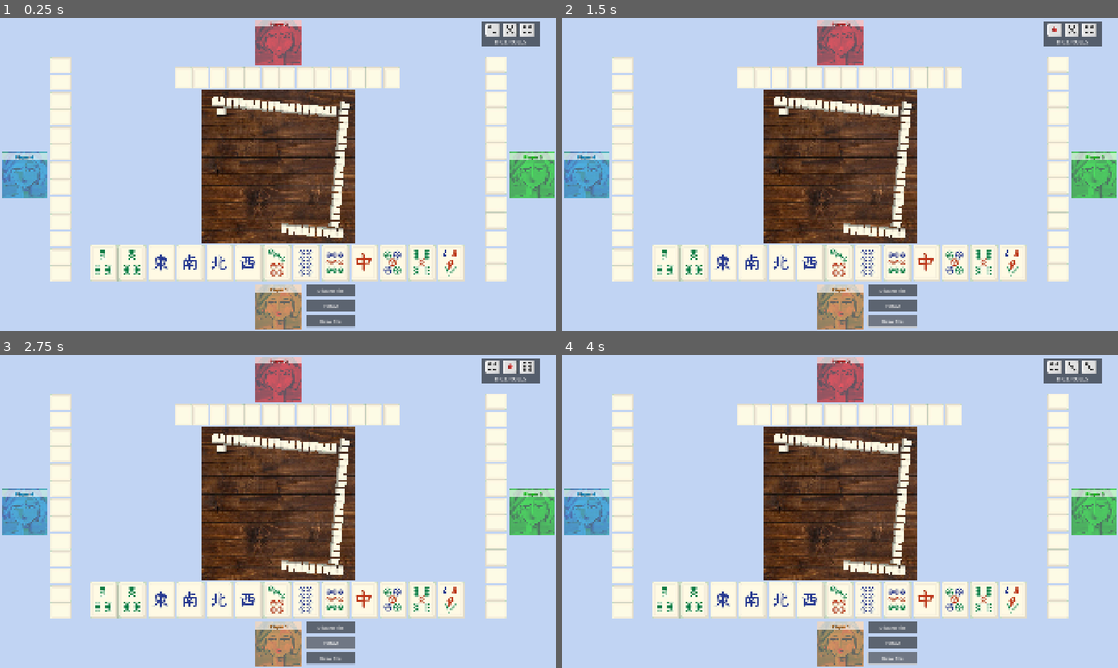
Above: before the commit, frames 1-4 (two rows, left to right).
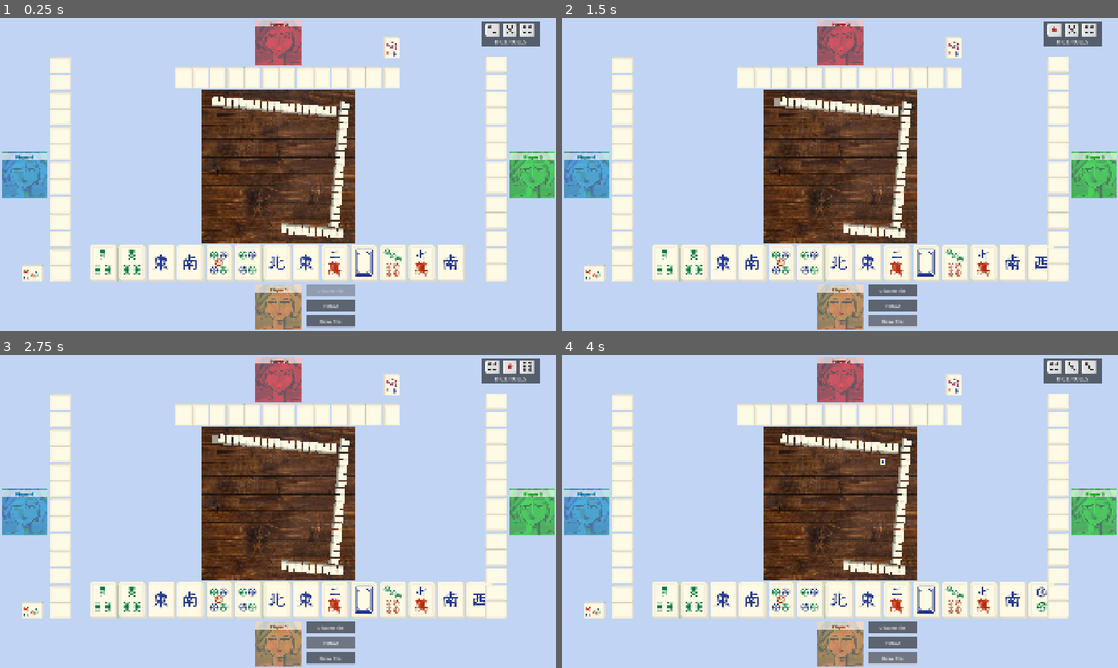
Above: after the commit, the same moments.

Repository: cristiadu/MJ
Game: Godot game, scene res://game.tscn
Same seed, same stepped clock (60 frames per second), same inputs: the game is played once before the commit and once after it.
Inputs (mouse positions are in pixels of both pictures, inside the frame that each line leads up to):
- Up to frame 1 (0.25 s): no input
- Up to frame 2 (1.5 s): click (890, 290) at 0.5 s, where only the run before the commit has a clickable "Discard Tile"; click "Draw Tile" at 1.25 s
- Up to frame 3 (2.75 s): click "PONG!" at 2 s
- Up to frame 4 (4 s): click "Discard Tile" at 2.75 s; click "Draw Tile" at 3.5 s

The runs differ from the first frame. In frame 1, 2.2% of the frame differs, in the area x 4-83%, y 6-89%; in frame 2, 2.3%; in frame 3, 2.3%; in frame 4, 2.3%, in the area x 4-89%, y 6-85%.

Commit message:
flowers draw

Diff:
--- a/Human.gd
+++ b/Human.gd
@@ -13,6 +13,15 @@
 	var special = player_buttons.get_node("SpecialPlayButton")
 	special.connect("pressed", trigger_start)
 
+	# Connect draw tile button
+	var draw_button = player_buttons.get_node("DrawTileButton")
+	draw_button.connect("pressed", on_draw_tile)
+
+	# Connect discard button
+	var discard_button = player_buttons.get_node("DiscardButton")
+	discard_button.connect("pressed", discard)
+	discard_button.disabled = true  # Disable initially until player draws a tile
+
 
 func play():
 	# play the round here.
@@ -20,11 +29,58 @@
 
 
 func on_draw_tile():
-	pass
+	# Draw the tile
+	var success = table.draw_tiles(player_number, 1)
+
+	if success:
+		# Check if we need to draw again due to a flower tile
+		var current_tiles = $Hand.get_total_tiles_in_hand()
+		var expected_tiles = $Hand.max_tile_per_hand  # Should be 14 during player's turn
+
+		if current_tiles < expected_tiles:
+			print("Drew a flower tile, drawing a replacement")
+			table.draw_tiles(player_number, expected_tiles - current_tiles)
+
+		# Enable the discard button since we now have a tile to discard
+		var discard_button = get_parent().get_parent().get_node("HUD/Player" + str(player_number) + "/Buttons/DiscardButton")
+		discard_button.disabled = false
+	else:
+		print("Failed to draw a tile")
 
 
 func discard():
-	pass
+	# Get all tiles in the hand
+	var tiles_in_hand = $Hand.get_children()
+
+	if tiles_in_hand.size() <= 0:
+		print("No tiles to discard")
+		return
+
+	# For now, just discard the last tile (highest order)
+	# In a more advanced implementation, you would let the player select a tile
+	var highest_order = -1
+	var tile_to_discard = null
+
+	for tile in tiles_in_hand:
+		if tile.order > highest_order:
+			highest_order = tile.order
+			tile_to_discard = tile
+
+	if tile_to_discard:
+		# Remove from player's hand
+		$Hand.remove_child(tile_to_discard)
+
+		# Add to discard area
+		var discard_area = get_parent().get_node("Discard")
+		discard_area.add_tile_to_discard_pile(tile_to_discard)
+
+		# Disable the discard button until player draws again
+		var discard_button = get_parent().get_parent().get_node("HUD/Player" + str(player_number) + "/Buttons/DiscardButton")
+		discard_button.disabled = true
+
+		print("Tile discarded: " + tile_to_discard.type + " " + tile_to_discard.subtype)
+	else:
+		print("No valid tile to discard")
 
 
 func check_and_play_pong():
--- a/discard.gd
+++ b/discard.gd
@@ -2,7 +2,7 @@
 
 @export var space_between_tiles = 100
 
-var tiles_per_line = 21
+var tiles_per_line = 15
 var current_line = 1
 var max_lines = 5
 
@@ -26,5 +26,5 @@
 		total_tiles_in_line = current_line_node.get_child_count()
 
 	tile.position.x = total_tiles_in_line * space_between_tiles
-	tile.is_face_down = false # all cards here are face up
+	tile.change_face_down_or_up(false) # all cards here are face up
 	current_line_node.add_child(tile)
--- a/game.tscn
+++ b/game.tscn
@@ -10,6 +10,7 @@
 [ext_resource type="Script" uid="uid://m6v1ncswpeif" path="res://table_tiles.gd" id="5_gvm74"]
 [ext_resource type="Script" uid="uid://b3lf7knn8dp7h" path="res://CPU.gd" id="6_k4jhx"]
 [ext_resource type="Script" uid="uid://yf7eu1ca8o4h" path="res://table.gd" id="8_x2g4q"]
+[ext_resource type="PackedScene" uid="uid://c2of4atalhefe" path="res://tile.tscn" id="9_iotsf"]
 [ext_resource type="PackedScene" uid="uid://bq8m5xya83pmc" path="res://die.tscn" id="11_bn0d6"]
 
 [sub_resource type="CanvasTexture" id="CanvasTexture_uqkq3"]
@@ -83,6 +84,10 @@
 script = ExtResource("4_58fn3")
 tiles_on_hand_draggable = true
 
+[node name="ExposedTiles" type="Node2D" parent="Tiles/Player1"]
+position = Vector2(300, 980)
+scale = Vector2(0.5, 0.5)
+
 [node name="Player2" type="Node2D" parent="Tiles"]
 script = ExtResource("6_k4jhx")
 player_number = 2
@@ -93,6 +98,11 @@
 scale = Vector2(0.6, 0.6)
 script = ExtResource("4_58fn3")
 
+[node name="ExposedTiles" type="Node2D" parent="Tiles/Player2"]
+position = Vector2(1350, 100)
+rotation = 3.14159
+scale = Vector2(0.6, 0.6)
+
 [node name="Player3" type="Node2D" parent="Tiles"]
 script = ExtResource("6_k4jhx")
 player_number = 3
@@ -103,6 +113,11 @@
 scale = Vector2(0.6, 0.6)
 script = ExtResource("4_58fn3")
 
+[node name="ExposedTiles" type="Node2D" parent="Tiles/Player3"]
+position = Vector2(1810, 161)
+rotation = 1.5708
+scale = Vector2(0.6, 0.6)
+
 [node name="Player4" type="Node2D" parent="Tiles"]
 script = ExtResource("6_k4jhx")
 player_number = 4
@@ -113,24 +128,254 @@
 scale = Vector2(0.6, 0.6)
 script = ExtResource("4_58fn3")
 
+[node name="ExposedTiles" type="Node2D" parent="Tiles/Player4"]
+position = Vector2(110, 881)
+rotation = -1.5708
+scale = Vector2(0.6, 0.6)
+
 [node name="Discard" type="Node2D" parent="Tiles"]
-position = Vector2(960, 540)
+position = Vector2(806, 340)
 scale = Vector2(0.2, 0.2)
 script = ExtResource("4_kud7w")
 
 [node name="Line1" type="Node2D" parent="Tiles/Discard"]
 
+[node name="Tile" parent="Tiles/Discard/Line1" instance=ExtResource("9_iotsf")]
+position = Vector2(8394.82, 888.224)
+
+[node name="Tile2" parent="Tiles/Discard/Line1" instance=ExtResource("9_iotsf")]
+position = Vector2(8394.82, 888.224)
+
+[node name="Tile3" parent="Tiles/Discard/Line1" instance=ExtResource("9_iotsf")]
+position = Vector2(8394.82, 888.224)
+
+[node name="Tile4" parent="Tiles/Discard/Line1" instance=ExtResource("9_iotsf")]
+position = Vector2(8394.82, 888.224)
+
+[node name="Tile5" parent="Tiles/Discard/Line1" instance=ExtResource("9_iotsf")]
+position = Vector2(8394.82, 888.224)
+
+[node name="Tile6" parent="Tiles/Discard/Line1" instance=ExtResource("9_iotsf")]
+position = Vector2(8394.82, 888.224)
+
+[node name="Tile7" parent="Tiles/Discard/Line1" instance=ExtResource("9_iotsf")]
+position = Vector2(8394.82, 888.224)
+
+[node name="Tile8" parent="Tiles/Discard/Line1" instance=ExtResource("9_iotsf")]
+position = Vector2(8394.82, 888.224)
+
+[node name="Tile9" parent="Tiles/Discard/Line1" instance=ExtResource("9_iotsf")]
+position = Vector2(8394.82, 888.224)
+
+[node name="Tile10" parent="Tiles/Discard/Line1" instance=ExtResource("9_iotsf")]
+position = Vector2(8394.82, 888.224)
+
+[node name="Tile11" parent="Tiles/Discard/Line1" instance=ExtResource("9_iotsf")]
+position = Vector2(8394.82, 888.224)
+
+[node name="Tile12" parent="Tiles/Discard/Line1" instance=ExtResource("9_iotsf")]
+position = Vector2(8394.82, 888.224)
+
+[node name="Tile13" parent="Tiles/Discard/Line1" instance=ExtResource("9_iotsf")]
+position = Vector2(8394.82, 888.224)
+
+[node name="Tile14" parent="Tiles/Discard/Line1" instance=ExtResource("9_iotsf")]
+position = Vector2(8394.82, 888.224)
+
+[node name="Tile15" parent="Tiles/Discard/Line1" instance=ExtResource("9_iotsf")]
+position = Vector2(8394.82, 888.224)
+
 [node name="Line2" type="Node2D" parent="Tiles/Discard"]
 position = Vector2(0, 140)
 
+[node name="Tile" parent="Tiles/Discard/Line2" instance=ExtResource("9_iotsf")]
+position = Vector2(8394.82, 888.224)
+
+[node name="Tile2" parent="Tiles/Discard/Line2" instance=ExtResource("9_iotsf")]
+position = Vector2(8394.82, 888.224)
+
+[node name="Tile3" parent="Tiles/Discard/Line2" instance=ExtResource("9_iotsf")]
+position = Vector2(8394.82, 888.224)
+
+[node name="Tile4" parent="Tiles/Discard/Line2" instance=ExtResource("9_iotsf")]
+position = Vector2(8394.82, 888.224)
+
+[node name="Tile5" parent="Tiles/Discard/Line2" instance=ExtResource("9_iotsf")]
+position = Vector2(8394.82, 888.224)
+
+[node name="Tile6" parent="Tiles/Discard/Line2" instance=ExtResource("9_iotsf")]
+position = Vector2(8394.82, 888.224)
+
+[node name="Tile7" parent="Tiles/Discard/Line2" instance=ExtResource("9_iotsf")]
+position = Vector2(8394.82, 888.224)
+
+[node name="Tile8" parent="Tiles/Discard/Line2" instance=ExtResource("9_iotsf")]
+position = Vector2(8394.82, 888.224)
+
+[node name="Tile9" parent="Tiles/Discard/Line2" instance=ExtResource("9_iotsf")]
+position = Vector2(8394.82, 888.224)
+
+[node name="Tile10" parent="Tiles/Discard/Line2" instance=ExtResource("9_iotsf")]
+position = Vector2(8394.82, 888.224)
+
+[node name="Tile11" parent="Tiles/Discard/Line2" instance=ExtResource("9_iotsf")]
+position = Vector2(8394.82, 888.224)
+
+[node name="Tile12" parent="Tiles/Discard/Line2" instance=ExtResource("9_iotsf")]
+position = Vector2(8394.82, 888.224)
+
+[node name="Tile13" parent="Tiles/Discard/Line2" instance=ExtResource("9_iotsf")]
+position = Vector2(8394.82, 888.224)
+
+[node name="Tile14" parent="Tiles/Discard/Line2" instance=ExtResource("9_iotsf")]
+position = Vector2(8394.82, 888.224)
+
+[node name="Tile15" parent="Tiles/Discard/Line2" instance=ExtResource("9_iotsf")]
+position = Vector2(8394.82, 888.224)
+
 [node name="Line3" type="Node2D" parent="Tiles/Discard"]
 position = Vector2(0, 280)
 
+[node name="Tile" parent="Tiles/Discard/Line3" instance=ExtResource("9_iotsf")]
+position = Vector2(8394.82, 888.224)
+
+[node name="Tile2" parent="Tiles/Discard/Line3" instance=ExtResource("9_iotsf")]
+position = Vector2(8394.82, 888.224)
+
+[node name="Tile3" parent="Tiles/Discard/Line3" instance=ExtResource("9_iotsf")]
+position = Vector2(8394.82, 888.224)
+
+[node name="Tile4" parent="Tiles/Discard/Line3" instance=ExtResource("9_iotsf")]
+position = Vector2(8394.82, 888.224)
+
+[node name="Tile5" parent="Tiles/Discard/Line3" instance=ExtResource("9_iotsf")]
+position = Vector2(8394.82, 888.224)
+
+[node name="Tile6" parent="Tiles/Discard/Line3" instance=ExtResource("9_iotsf")]
+position = Vector2(8394.82, 888.224)
+
+[node name="Tile7" parent="Tiles/Discard/Line3" instance=ExtResource("9_iotsf")]
+position = Vector2(8394.82, 888.224)
+
+[node name="Tile8" parent="Tiles/Discard/Line3" instance=ExtResource("9_iotsf")]
+position = Vector2(8394.82, 888.224)
+
+[node name="Tile9" parent="Tiles/Discard/Line3" instance=ExtResource("9_iotsf")]
+position = Vector2(8394.82, 888.224)
+
+[node name="Tile10" parent="Tiles/Discard/Line3" instance=ExtResource("9_iotsf")]
+position = Vector2(8394.82, 888.224)
+
+[node name="Tile11" parent="Tiles/Discard/Line3" instance=ExtResource("9_iotsf")]
+position = Vector2(8394.82, 888.224)
+
+[node name="Tile12" parent="Tiles/Discard/Line3" instance=ExtResource("9_iotsf")]
+position = Vector2(8394.82, 888.224)
+
+[node name="Tile13" parent="Tiles/Discard/Line3" instance=ExtResource("9_iotsf")]
+position = Vector2(8394.82, 888.224)
+
+[node name="Tile14" parent="Tiles/Discard/Line3" instance=ExtResource("9_iotsf")]
+position = Vector2(8394.82, 888.224)
+
+[node name="Tile15" parent="Tiles/Discard/Line3" instance=ExtResource("9_iotsf")]
+position = Vector2(8394.82, 888.224)
+
 [node name="Line4" type="Node2D" parent="Tiles/Discard"]
 position = Vector2(0, 420)
 
+[node name="Tile" parent="Tiles/Discard/Line4" instance=ExtResource("9_iotsf")]
+position = Vector2(8394.82, 888.224)
+
+[node name="Tile2" parent="Tiles/Discard/Line4" instance=ExtResource("9_iotsf")]
+position = Vector2(8394.82, 888.224)
+
+[node name="Tile3" parent="Tiles/Discard/Line4" instance=ExtResource("9_iotsf")]
+position = Vector2(8394.82, 888.224)
+
+[node name="Tile4" parent="Tiles/Discard/Line4" instance=ExtResource("9_iotsf")]
+position = Vector2(8394.82, 888.224)
+
+[node name="Tile5" parent="Tiles/Discard/Line4" instance=ExtResource("9_iotsf")]
+position = Vector2(8394.82, 888.224)
+
+[node name="Tile6" parent="Tiles/Discard/Line4" instance=ExtResource("9_iotsf")]
+position = Vector2(8394.82, 888.224)
+
+[node name="Tile7" parent="Tiles/Discard/Line4" instance=ExtResource("9_iotsf")]
+position = Vector2(8394.82, 888.224)
+
+[node name="Tile8" parent="Tiles/Discard/Line4" instance=ExtResource("9_iotsf")]
+position = Vector2(8394.82, 888.224)
+
+[node name="Tile9" parent="Tiles/Discard/Line4" instance=ExtResource("9_iotsf")]
+position = Vector2(8394.82, 888.224)
+
+[node name="Tile10" parent="Tiles/Discard/Line4" instance=ExtResource("9_iotsf")]
+position = Vector2(8394.82, 888.224)
+
+[node name="Tile11" parent="Tiles/Discard/Line4" instance=ExtResource("9_iotsf")]
+position = Vector2(8394.82, 888.224)
+
+[node name="Tile12" parent="Tiles/Discard/Line4" instance=ExtResource("9_iotsf")]
+position = Vector2(8394.82, 888.224)
+
+[node name="Tile13" parent="Tiles/Discard/Line4" instance=ExtResource("9_iotsf")]
+position = Vector2(8394.82, 888.224)
+
+[node name="Tile14" parent="Tiles/Discard/Line4" instance=ExtResource("9_iotsf")]
+position = Vector2(8394.82, 888.224)
+
+[node name="Tile15" parent="Tiles/Discard/Line4" instance=ExtResource("9_iotsf")]
+position = Vector2(8394.82, 888.224)
+
 [node name="Line5" type="Node2D" parent="Tiles/Discard"]
 position = Vector2(0, 560)
+
+[node name="Tile" parent="Tiles/Discard/Line5" instance=ExtResource("9_iotsf")]
+position = Vector2(8394.82, 888.224)
+
+[node name="Tile2" parent="Tiles/Discard/Line5" instance=ExtResource("9_iotsf")]
+position = Vector2(8394.82, 888.224)
+
+[node name="Tile3" parent="Tiles/Discard/Line5" instance=ExtResource("9_iotsf")]
+position = Vector2(8394.82, 888.224)
+
+[node name="Tile4" parent="Tiles/Discard/Line5" instance=ExtResource("9_iotsf")]
+position = Vector2(8394.82, 888.224)
+
+[node name="Tile5" parent="Tiles/Discard/Line5" instance=ExtResource("9_iotsf")]
+position = Vector2(8394.82, 888.224)
+
+[node name="Tile6" parent="Tiles/Discard/Line5" instance=ExtResource("9_iotsf")]
+position = Vector2(8394.82, 888.224)
+
+[node name="Tile7" parent="Tiles/Discard/Line5" instance=ExtResource("9_iotsf")]
+position = Vector2(8394.82, 888.224)
+
+[node name="Tile8" parent="Tiles/Discard/Line5" instance=ExtResource("9_iotsf")]
+position = Vector2(8394.82, 888.224)
+
+[node name="Tile9" parent="Tiles/Discard/Line5" instance=ExtResource("9_iotsf")]
+position = Vector2(8394.82, 888.224)
+
+[node name="Tile10" parent="Tiles/Discard/Line5" instance=ExtResource("9_iotsf")]
+position = Vector2(8394.82, 888.224)
+
+[node name="Tile11" parent="Tiles/Discard/Line5" instance=ExtResource("9_iotsf")]
+position = Vector2(8394.82, 888.224)
+
+[node name="Tile12" parent="Tiles/Discard/Line5" instance=ExtResource("9_iotsf")]
+position = Vector2(8394.82, 888.224)
+
+[node name="Tile13" parent="Tiles/Discard/Line5" instance=ExtResource("9_iotsf")]
+position = Vector2(8394.82, 888.224)
+
+[node name="Tile14" parent="Tiles/Discard/Line5" instance=ExtResource("9_iotsf")]
+position = Vector2(8394.82, 888.224)
+
+[node name="Tile15" parent="Tiles/Discard/Line5" instance=ExtResource("9_iotsf")]
+position = Vector2(8394.82, 888.224)
 
 [node name="Table" type="Node2D" parent="Tiles"]
 script = ExtResource("8_x2g4q")
--- a/player_hand.gd
+++ b/player_hand.gd
@@ -9,6 +9,8 @@
 @export var max_tile_per_hand = 14
 
 @onready var player = get_parent()
+@onready var exposed_tiles = get_parent().get_node("ExposedTiles")
+@export var space_between_exposed_tiles = 100
 
 func _ready():
 	self.should_reorder_tiles.connect(reorder_tiles)
@@ -16,6 +18,15 @@
 
 func add_tile_to_hand(tile, is_face_down = true):
 	var total_tiles_in_hand = self.get_total_tiles_in_hand()
+
+	# Check if the tile is a flower
+	if tile.type == "flower":
+		print("Found flower tile: " + tile.subtype)
+		# Add to exposed tiles
+		add_tile_to_exposed_area(tile)
+		var table = get_node("/root/Game/Tiles/Table")
+		table.draw_tiles(player.player_number, 1)
+		return true
 
 	if total_tiles_in_hand >= max_tile_per_hand:
 		print("Cannot add another tile to player hand, reached max number!")
@@ -36,6 +47,37 @@
 	return true
 
 
+func add_tile_to_exposed_area(tile):
+	# Flower tiles should always be face up
+	tile.change_face_down_or_up(false)
+
+	# Add the tile to the exposed area
+	exposed_tiles.add_child(tile)
+
+	# Get the logical index of this tile in the exposed_tiles grid
+	var index = exposed_tiles.get_child_count() - 1  # 0-based index
+
+	# Fixed grid layout with 3 tiles per row
+	var tiles_per_row = 3
+	var row = int(index / tiles_per_row)  # Ensure integer division
+
+	# Get the grid offset based on player number
+	var target_position = Vector2(row * space_between_exposed_tiles, 0)
+
+	# Use a tween to ensure our positioning happens after any animation from table_tiles
+	# This will animate the tile to the correct position in the grid
+	var tween = create_tween()
+	tween.set_ease(Tween.EASE_OUT)
+	tween.set_trans(Tween.TRANS_CUBIC)
+	# Force immediate positioning first to avoid overlap during animation
+	tile.position = target_position
+	tween.tween_property(tile, "position", target_position, 0.3)
+
+	tile.rotation = 0
+
+	return true
+
+
 func get_total_tiles_in_hand():
 	return get_child_count()
 
--- a/project.godot
+++ b/project.godot
@@ -24,7 +24,3 @@
 [physics]
 
 2d/default_gravity=0.0
-
-[rendering]
-
-renderer/rendering_method="mobile"
--- a/table.gd
+++ b/table.gd
@@ -103,6 +103,15 @@
 					else:
 						consecutive_failed_draws = 0
 
+						# Check if player has drawn any flower tiles and needs extra tiles
+						current_tiles = players_hand[player_number - 1].get_total_tiles_in_hand()
+						if current_tiles < max_tiles:
+							print("Player "+str(player_number) + " likely drew flower tiles, drawing replacements...")
+							# Continue drawing until they have the correct number of tiles
+							var additional_tiles_needed = max_tiles - current_tiles
+							if additional_tiles_needed > 0:
+								draw_tiles(player_number, additional_tiles_needed)
+
 						# Recheck if player now has max tiles after drawing
 						current_tiles = players_hand[player_number - 1].get_total_tiles_in_hand()
 						if current_tiles == max_tiles:
--- a/table_tiles.gd
+++ b/table_tiles.gd
@@ -157,7 +157,6 @@
 
 func draw_tiles_from_current_draw_index(number_of_tiles):
 	var drawn_tiles = []
-	var tile_metadata = null
 	var tiles_to_draw = number_of_tiles
 
 	while tiles_to_draw > 0:
Not shown: 1 places in game.tscn that only renumber resources
Not shown, changed: .gitignore
